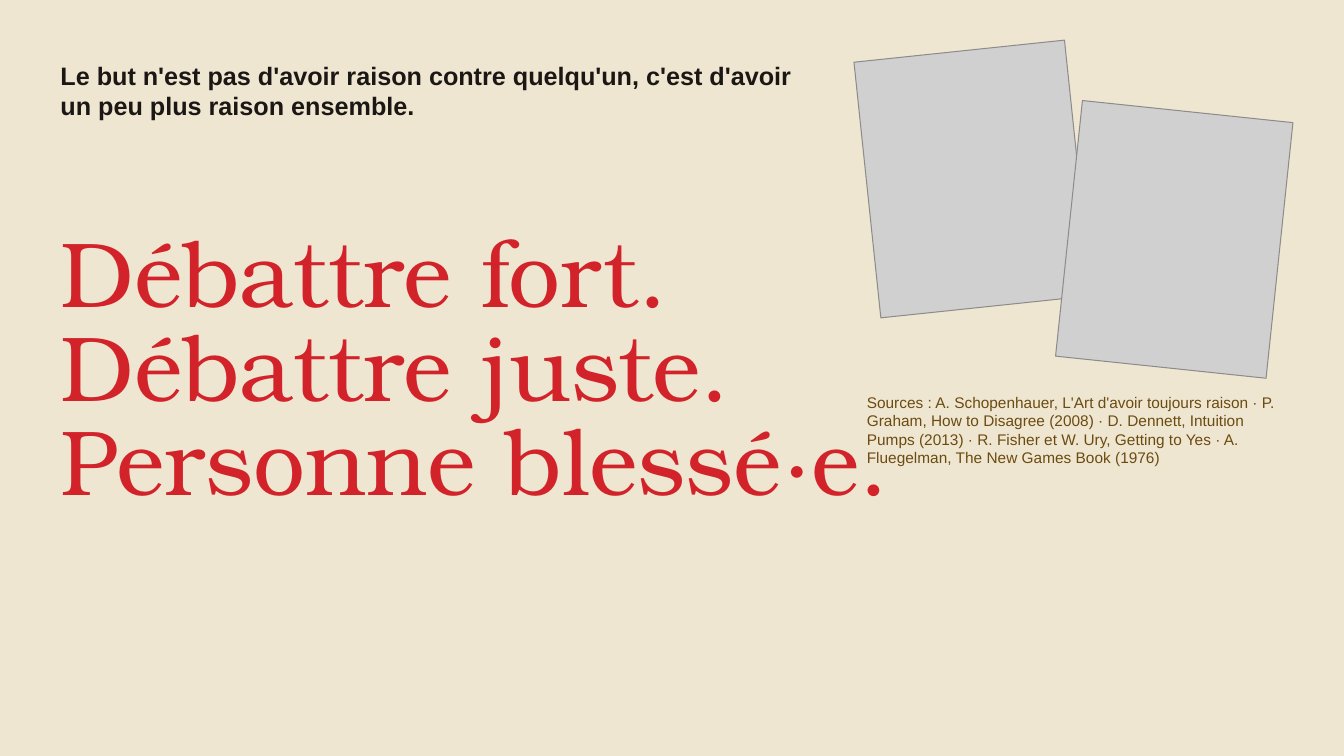
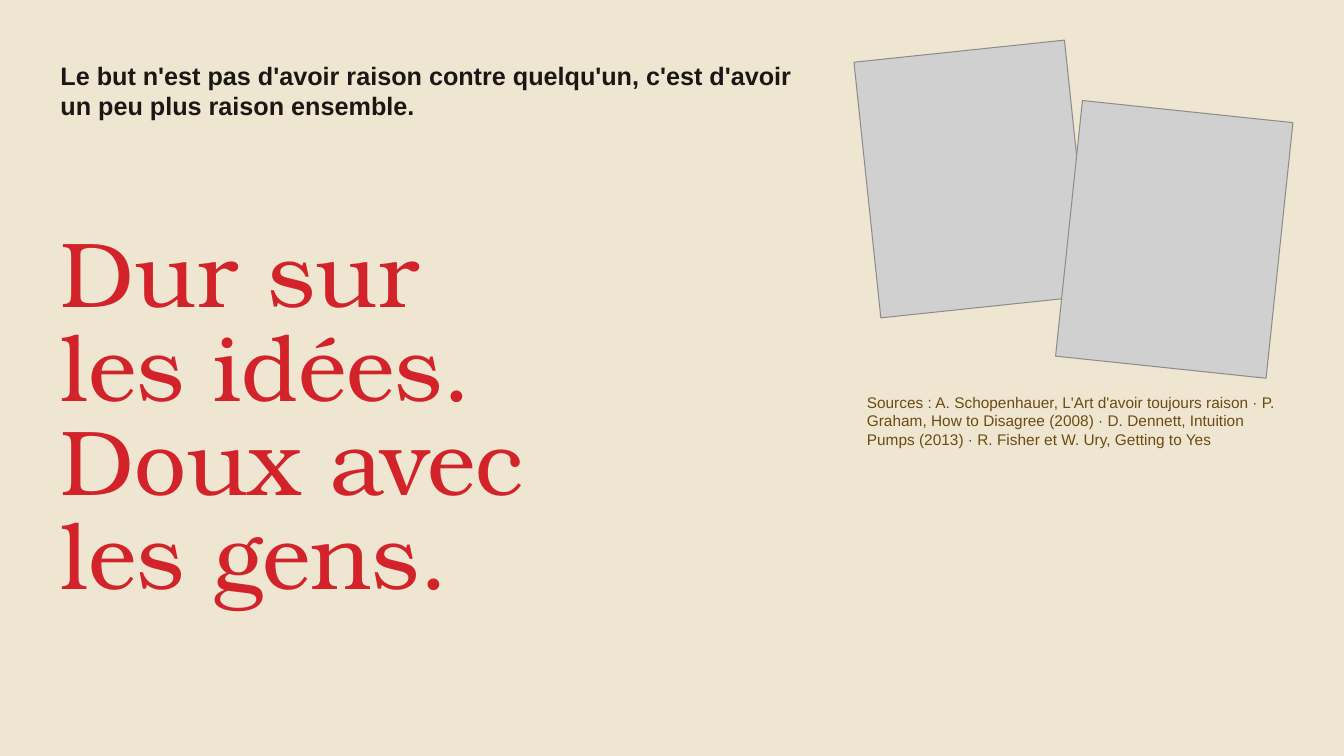
Before and after one commit to isabellepedneault111-ai/Chat-, a slide deck: slide 31 of debat-agreable/seminaire-confrontation-agreable.pptx. Drawn at 1344x756 pixels with LibreOffice and Linux fonts; fonts in the diff are those of the drawing; grey boxes stand for pictures. Boxes give left, top, right and bottom in pixels: in the first picture for what was removed or moved away, otherwise in the second. Text is boxed around its words. In the diff, an @@ line names an element or a change of style, - is before the commit and + after.

```diff
--- a/debat-agreable/seminaire-confrontation-agreable.pptx
+++ b/debat-agreable/seminaire-confrontation-agreable.pptx
@@ title at box(60, 244, 523, 611): text changed @@
-Débattre fort.
-Débattre juste.
-Personne blessé·e.
+Dur sur
+les idées.
+Doux avec
+les gens.
@@ text at box(867, 397, 1275, 448): text changed @@
-Sources : A. Schopenhauer, L'Art d'avoir toujours raison · P. Graham, How to Disagree (2008) · D. Dennett, Intuition Pumps (2013) · R. Fisher et W. Ury, Getting to Yes · A. Fluegelman, The New Games Book (1976)
+Sources : A. Schopenhauer, L'Art d'avoir toujours raison · P. Graham, How to Disagree (2008) · D. Dennett, Intuition Pumps (2013) · R. Fisher et W. Ury, Getting to Yes
```
Also in this commit, not shown: 25 other slides changed, 1 slide added, 1 slide removed, 5 other files.
